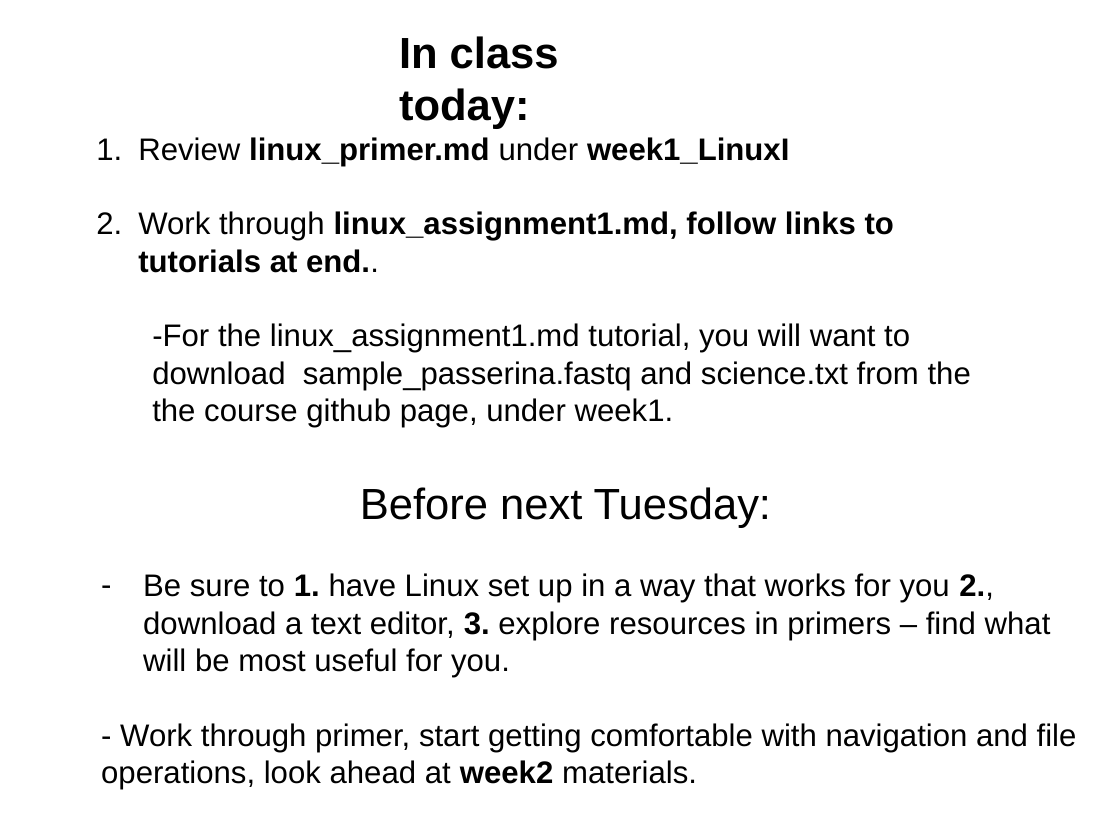
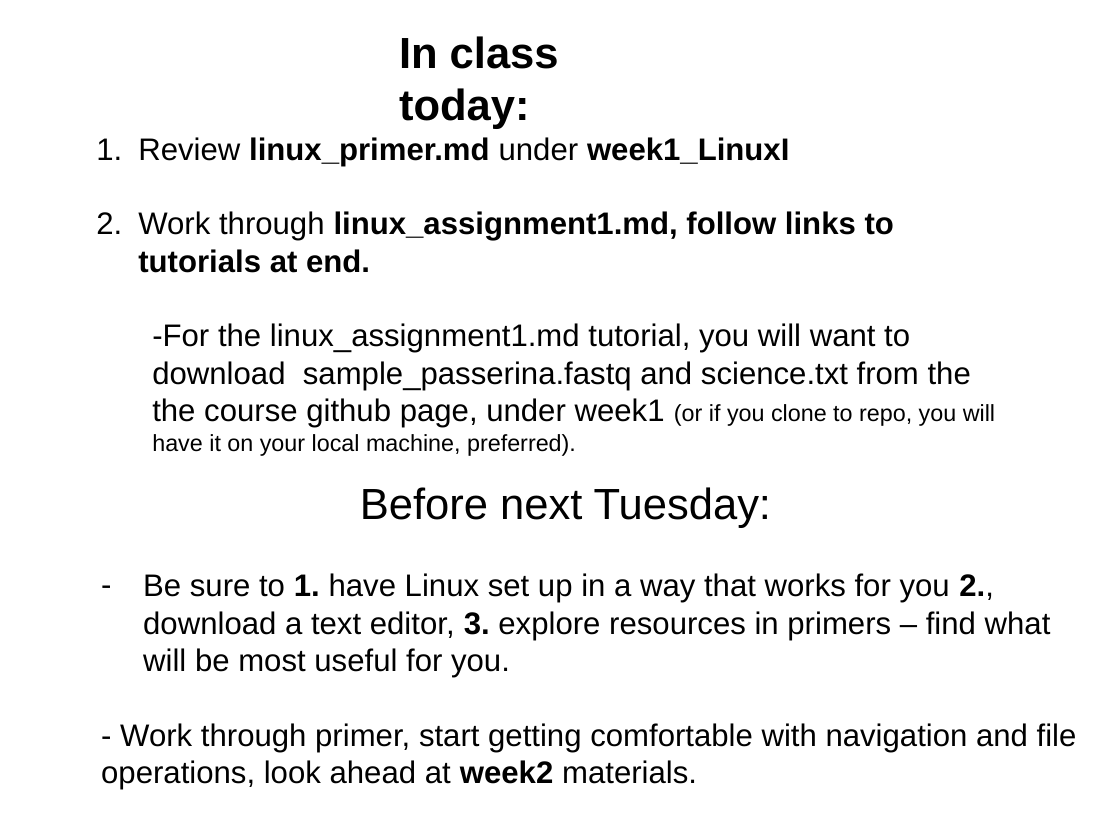
Before and after one commit to tparchman/F26_BIOL792, a slide deck: slide 19 of week1_LinuxI/week1b.pptx. Drawn at 1120x840 pixels with LibreOffice and Linux fonts; fonts in the diff are those of the drawing. Boxes give left, top, right and bottom in pixels: in the first picture for what was removed or moved away, otherwise in the second. Text is boxed around its words. In the diff, an @@ line names an element or a change of style, - is before the commit and + after.

```diff
--- a/week1_LinuxI/week1b.pptx
+++ b/week1_LinuxI/week1b.pptx
@@ text at (138,211,995,456): text changed @@
-2. Work through linux_assignment1.md, follow links to tutorials at end..
-  -For the linux_assignment1.md tutorial, you will want to download sample_passerina.fastq and science.txt from the the course github page, under week1.
+2. Work through linux_assignment1.md, follow links to tutorials at end.
+  -For the linux_assignment1.md tutorial, you will want to download sample_passerina.fastq and science.txt from the the course github page, under week1 (or if you clone to repo, you will have it on your local machine, preferred).
```
